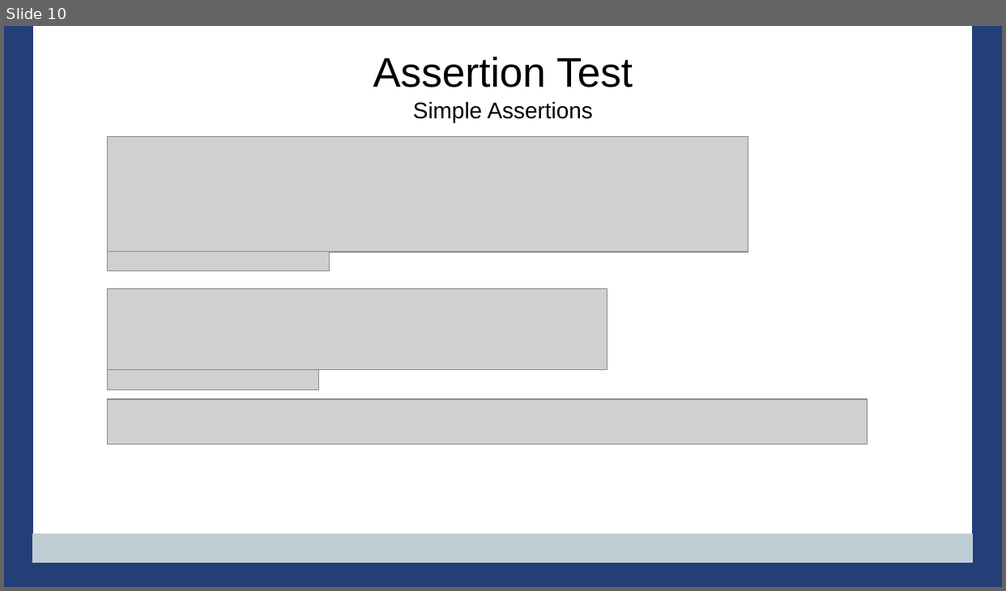
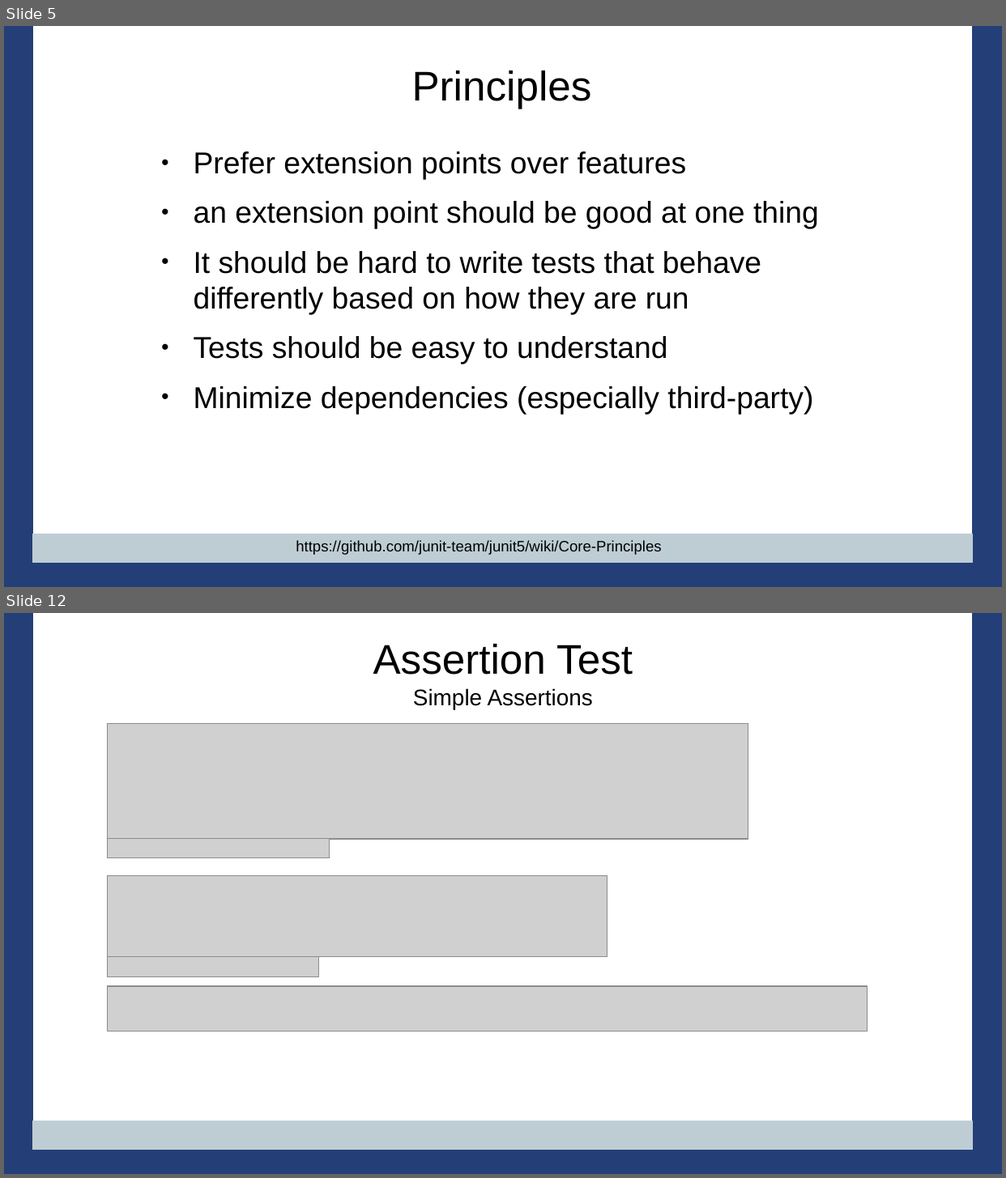
Before and after one commit to PennState/junit5-presentation, a slide deck: src/site/presentation/Junit5_Presentation_JavaOne_2016.odp. Shown one above the other, each under a label of ours: slide 10 before the commit, slides 5 and 12 after it; the slides between them are not shown. The pictures are 1006x591 and 1006x1178 pixels, drawn with LibreOffice and Linux fonts; fonts in the diff are those of the drawing; grey boxes stand for pictures; background and template pictures are left out. Boxes give left, top, right and bottom in pixels: in the first picture for what was removed or moved away, otherwise in the second. Text is boxed around its words. In the diff, an @@ line names an element or a change of style, - is before the commit and + after.

```diff
--- a/src/site/presentation/Junit5_Presentation_JavaOne_2016.odp
+++ b/src/site/presentation/Junit5_Presentation_JavaOne_2016.odp
@@ slide 5 added at <box>4,26,1002,587</box>, background #FFFFFF; not listed: 4 template elements that a slide beside it also shows @@
@@ title added at <box>412,71,592,109</box>, 33 pt, text #000000 @@
+Principles
@@ text added at <box>194,152,819,414</box>, 24 pt, text #000000 @@
+● Prefer extension points over features
+● an extension point should be good at one thing
+● It should be hard to write tests that behave differently based on how they are run
+● Tests should be easy to understand
+● Minimize dependencies (especially third-party)
@@ text added at <box>296,540,661,555</box>, 12 pt, text #000000 @@
+https://github.com/junit-team/junit5/wiki/Core-Principles
@@ what was slide 10 is now slide 12 @@
```
Also in this commit, not shown: 13 slides changed, 5 other slides added, 7 slides removed, 1 other file.
